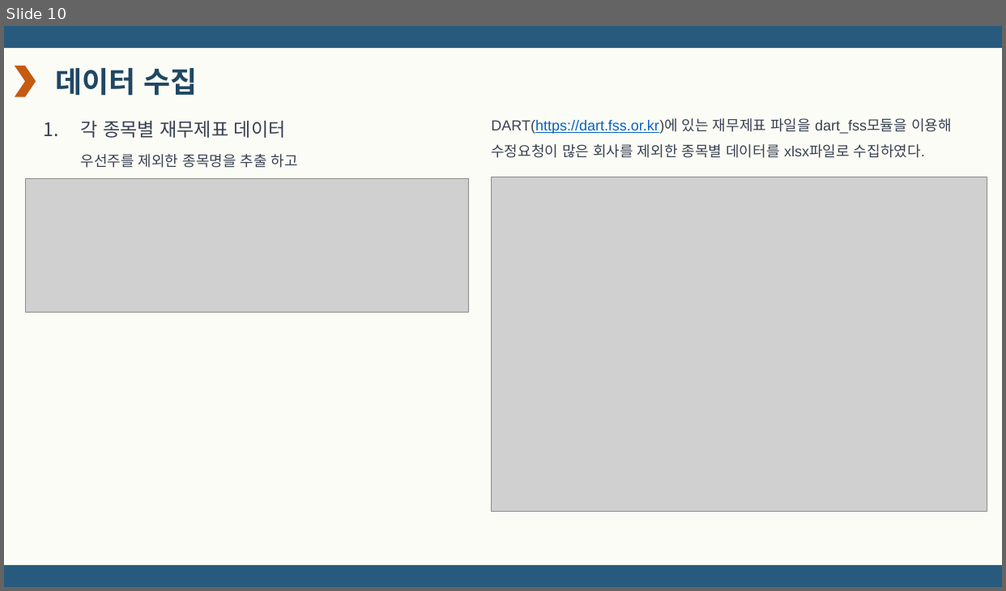
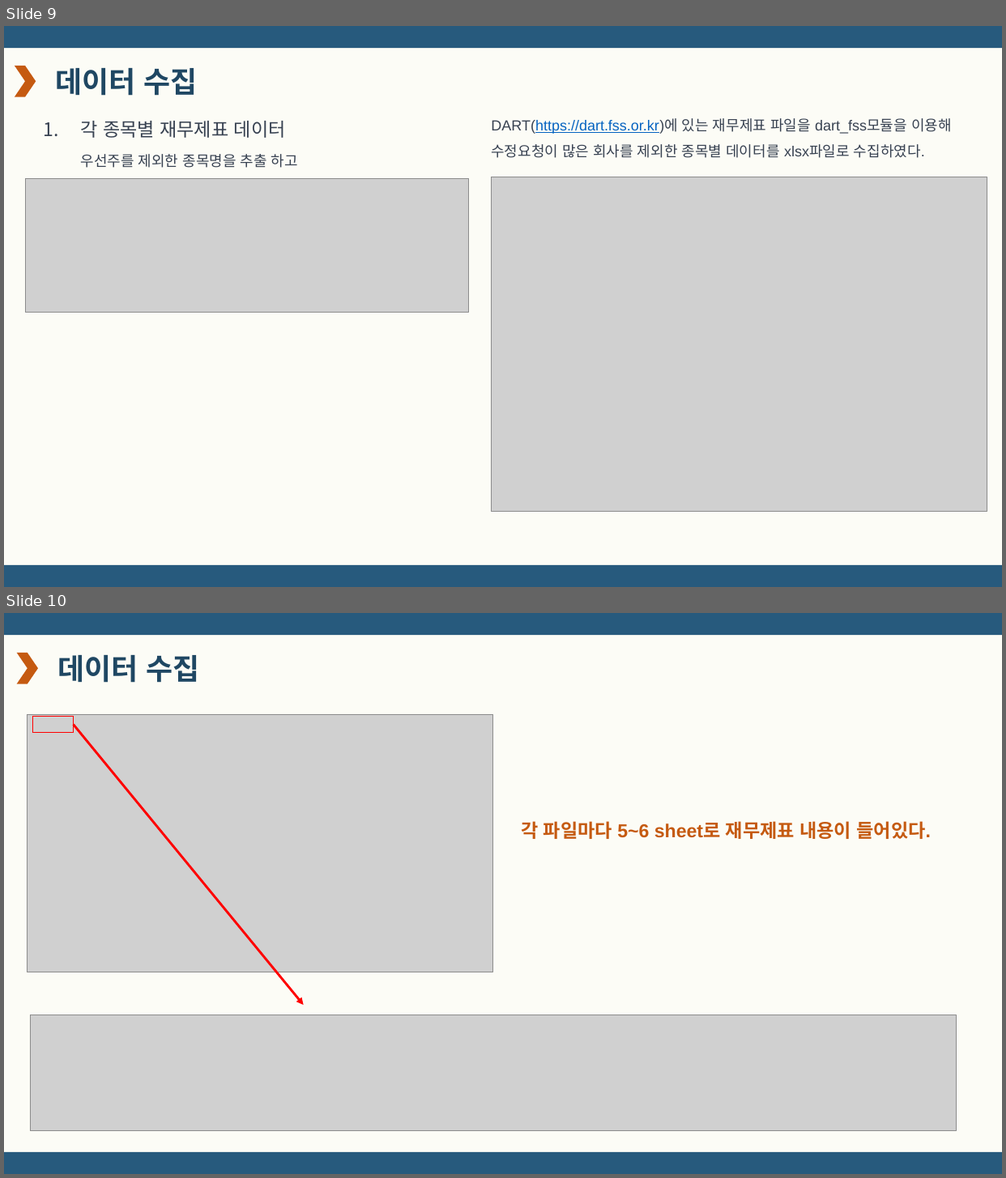
Before and after one commit to doyeon0139/Study, a slide deck: A_project/A조 마법의 공식 뾰로롱.pptx. Shown one above the other, each under a label of ours: slide 10 before the commit, slides 9 and 10 after it. The pictures are 1006x591 and 1006x1178 pixels, drawn with LibreOffice and Linux fonts; fonts in the diff are those of the drawing; grey boxes stand for pictures. Boxes give left, top, right and bottom in pixels: in the first picture for what was removed or moved away, otherwise in the second. Text is boxed around its words. In the diff, an @@ line names an element or a change of style, - is before the commit and + after.

```diff
--- a/A_project/A조 마법의 공식 뾰로롱.pptx
+++ b/A_project/A조 마법의 공식 뾰로롱.pptx
@@ slide 10 added at bbox=[4, 613, 1002, 1174], background #FCFCF6 @@
@@ rectangle added at bbox=[4, 613, 1002, 635], fill #275A7D @@
@@ chevron added at bbox=[17, 653, 38, 684], fill #C55A11 @@
@@ text added at bbox=[57, 655, 199, 683], 28 pt, text #1F4763, bold @@
+데이터 수집
@@ picture added at bbox=[27, 714, 493, 973] @@
@@ rectangle added at bbox=[33, 717, 74, 732], outline #FF0000 1 pt @@
@@ arrow added from (74, 725) to (304, 1005), #FF0000 2.25 pt @@
@@ text added at bbox=[521, 821, 931, 839], 18 pt, text #C55A11, bold @@
+각 파일마다 5~6 sheet로 재무제표 내용이 들어있다.
@@ picture added at bbox=[30, 1015, 957, 1131] @@
@@ rectangle added at bbox=[4, 1152, 1002, 1174], fill #275A7D @@
@@ what was slide 10 is now slide 9 @@
```
Also in this commit, not shown: 7 slides changed, 16 other slides added, 3 slides removed, 6 other files.
